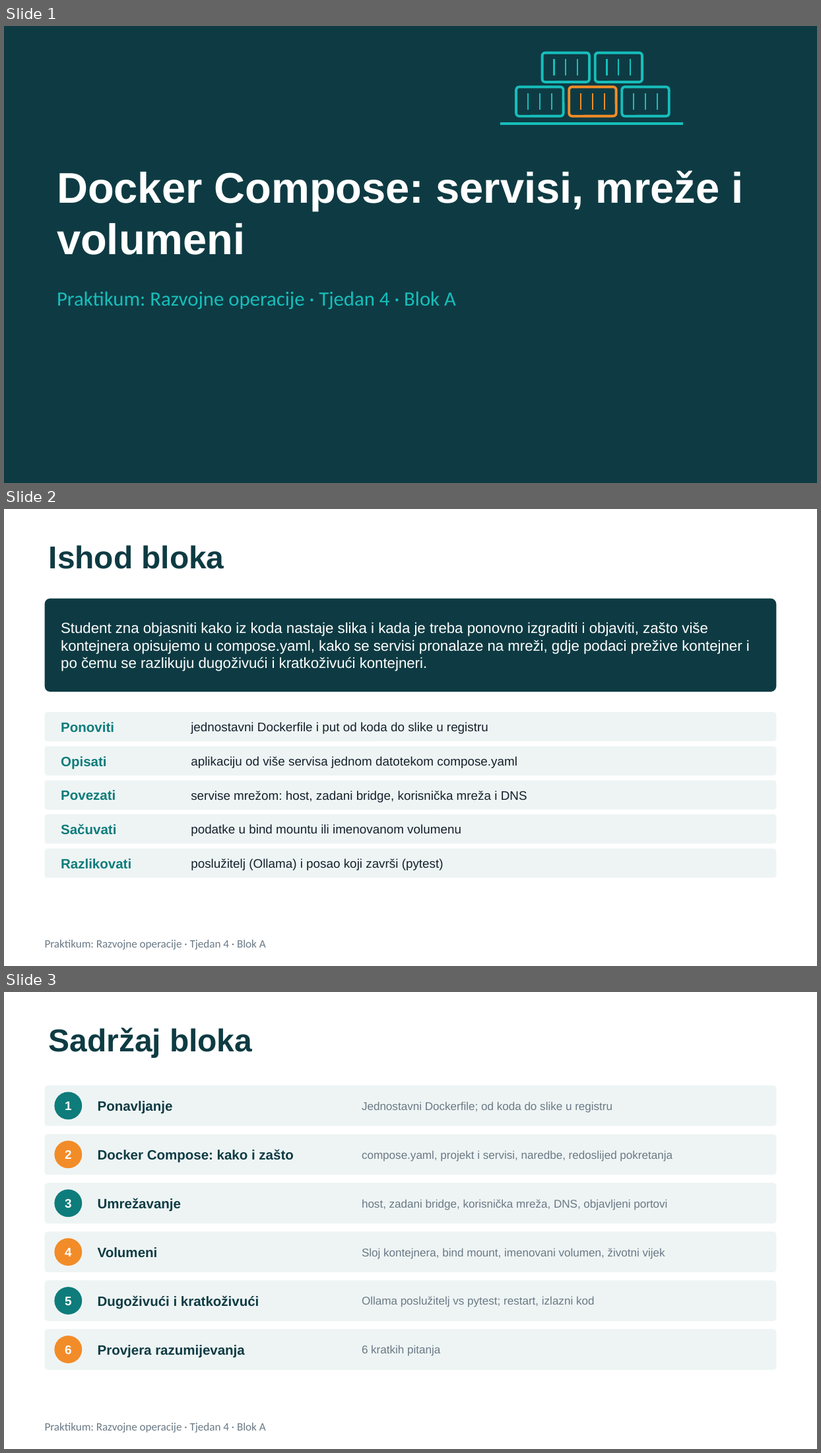
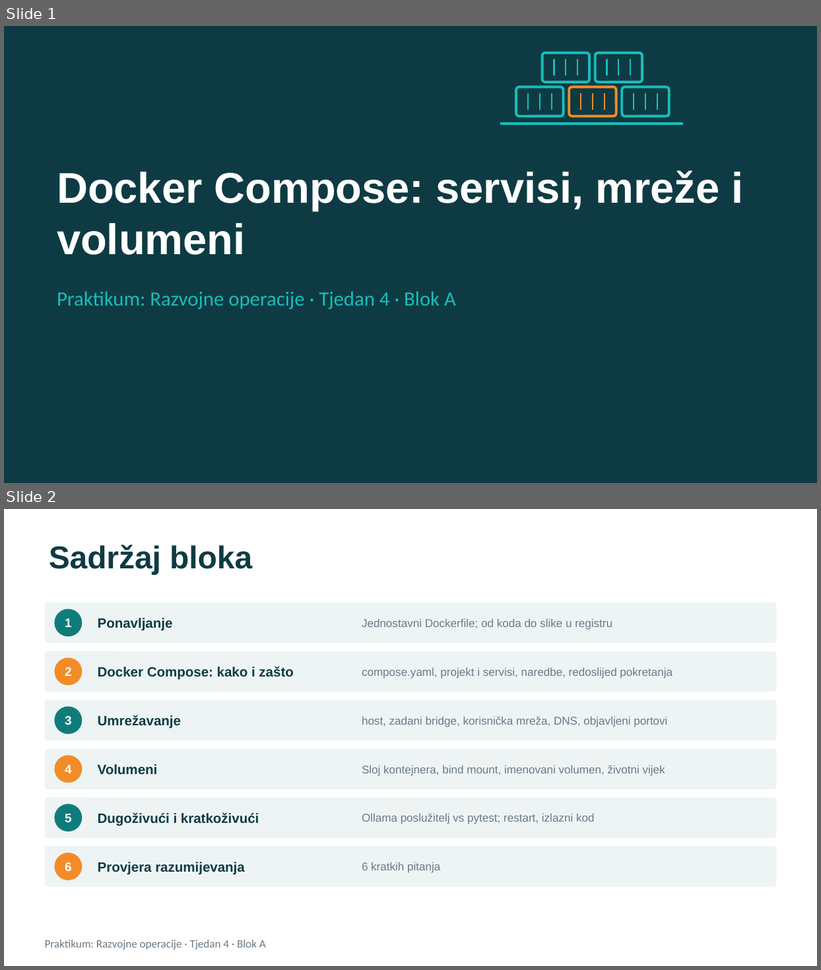
Before and after one commit to unipu-pro/praktikum, a slide deck: 4. Docker Compose i testovi/blok-a-predavanje.pptx. Shown one above the other, each under a label of ours: slides 1, 2 and 3 before the commit, slides 1 and 2 after it. The pictures are 821x1453 and 821x970 pixels, drawn with LibreOffice and Linux fonts; fonts in the diff are those of the drawing. Boxes give left, top, right and bottom in pixels: in the first picture for what was removed or moved away, otherwise in the second. Text is boxed around its words. In the diff, an @@ line names an element or a change of style, - is before the commit and + after.

```diff
--- a/4. Docker Compose i testovi/blok-a-predavanje.pptx
+++ b/4. Docker Compose i testovi/blok-a-predavanje.pptx
@@ slide 2 removed at (4, 509, 817, 966), background #FFFFFF; not listed: 1 template element that a slide beside it also shows @@
@@ title removed at (49, 545, 224, 569) @@
-Ishod bloka
@@ rounded rectangle removed at (45, 599, 776, 692) @@
@@ text removed at (61, 622, 750, 671) @@
-Student zna objasniti kako iz koda nastaje slika i kada je treba ponovno izgraditi i objaviti, zašto više kontejnera opisujemo u compose.yaml, kako se servisi pronalaze na mreži, gdje podaci prežive kontejner i po čemu se razlikuju dugoživući i kratkoživući kontejneri.
@@ rounded rectangle removed at (45, 712, 776, 741) @@
@@ text removed at (61, 722, 114, 732) @@
-Ponoviti
@@ text removed at (191, 722, 488, 734) @@
-jednostavni Dockerfile i put od koda do slike u registru
@@ rounded rectangle removed at (45, 747, 776, 776) @@
@@ text removed at (61, 757, 106, 769) @@
-Opisati
@@ text removed at (191, 757, 517, 768) @@
-aplikaciju od više servisa jednom datotekom compose.yaml
@@ rounded rectangle removed at (45, 780, 776, 810) @@
@@ text removed at (61, 790, 116, 801) @@
-Povezati
@@ text removed at (191, 791, 527, 803) @@
-servise mrežom: host, zadani bridge, korisnička mreža i DNS
@@ rounded rectangle removed at (45, 815, 776, 844) @@
@@ text removed at (61, 824, 116, 835) @@
-Sačuvati
@@ text removed at (191, 824, 461, 836) @@
-podatke u bind mountu ili imenovanom volumenu
@@ rounded rectangle removed at (45, 849, 776, 878) @@
@@ text removed at (61, 859, 131, 869) @@
-Razlikovati
@@ text removed at (191, 859, 444, 871) @@
-poslužitelj (Ollama) i posao koji završi (pytest)
@@ what was slide 3 is now slide 2 @@
```
Also in this commit, not shown: 3 slides changed, 57 other files.
